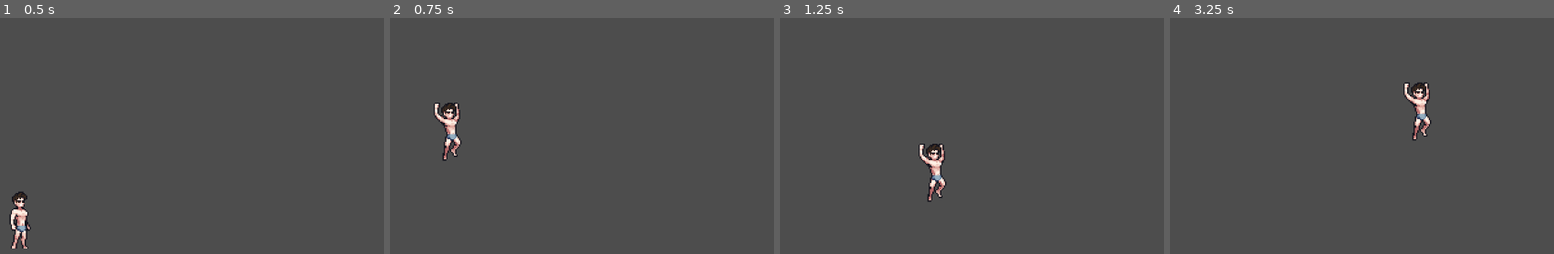
Above: before the commit, frames 1-4 (left to right).
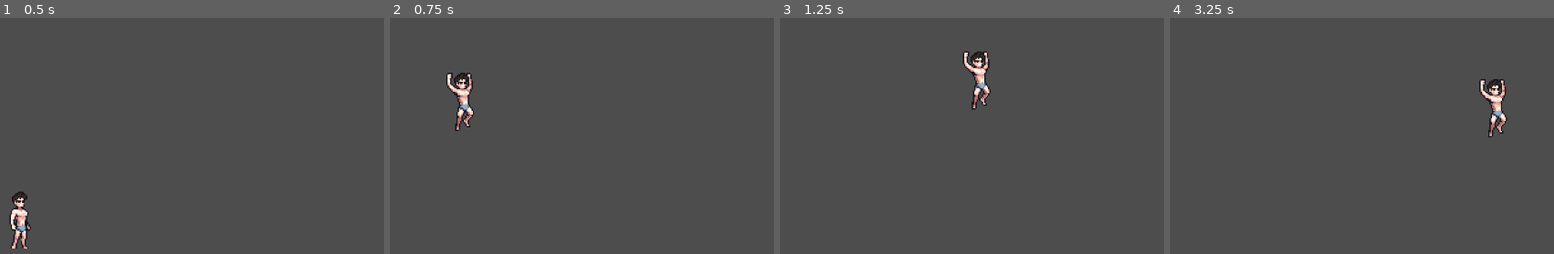
Above: after the commit, the same moments.

Repository: Archmagoz/MercenaryTrader
Game: Godot game, scene res://Level/Debug/Debug.tscn
Two runs of this game, one before a commit and one after it. Both use one fixed random seed, a clock stepped at 60 frames per second and the inputs below.
Inputs:
- Up to frame 1 (0.5 s): no input
- Up to frame 2 (0.75 s): tap Enter (ui_accept) at 0.5, 0.6 s; hold Right (ui_right) from 0.53 s (still down)
- Up to frame 3 (1.25 s): keep holding Right (ui_right); tap Enter (ui_accept) at 0.77, 1.07 s
- Up to frame 4 (3.25 s): tap Enter (ui_accept) at 1.35, 1.52, 1.82, 2.1, 2.85, 3.02 s; release Right (ui_right) at 2.03 s; hold Left (ui_left) 2.03-2.78 s; hold Right (ui_right) from 2.78 s (still down)

Frame 1 is identical in both runs. In frame 2, 1.8% of the frame differs, in the area x 11-22%, y 23-61%; in frame 3, 1.9%, in the area x 36-55%, y 14-78%; in frame 4, 1.9%.

Commit message:
jump fix

Diff:
--- a/Entities/Player/Components/AnimationControl.gd
+++ b/Entities/Player/Components/AnimationControl.gd
@@ -38,12 +38,15 @@
 	set_direction(direction)
 	set_animation("run")
 
-func jump() -> void:
+func jump(direction: float) -> void:
+	if direction != 0.0:
+		set_direction(direction)
+
 	set_animation("jump")
 
 func handle_animation(animation: String, direction: float, is_on_floor: bool) -> void:
 	if not is_on_floor:
-		jump()
+		jump(direction)
 		return
 
 	match animation:
--- a/Entities/Player/Components/Player.gd
+++ b/Entities/Player/Components/Player.gd
@@ -1,7 +1,7 @@
 extends CharacterBody2D
 
-const SPEED = 150.0
-const JUMP_VELOCITY = -400.0
+const JUMP_VELOCITY = -500.0
+const SPEED = 200.0
 
 @onready var animation := $AnimationControl
 
--- a/Entities/Player/Male/PlayerMale.tscn
+++ b/Entities/Player/Male/PlayerMale.tscn
@@ -722,14 +722,13 @@
 
 [node name="Body" type="AnimatedSprite2D" parent="."]
 sprite_frames = SubResource("SpriteFrames_xmc8t")
-animation = &"attack"
+animation = &"idle"
 
 [node name="Hair" type="AnimatedSprite2D" parent="."]
 sprite_frames = SubResource("SpriteFrames_7yw41")
-animation = &"attack"
+animation = &"idle"
 
 [node name="Hitbox" type="CollisionShape2D" parent="."]
-visible = false
 position = Vector2(0, 11)
 shape = SubResource("CapsuleShape2D_7yw41")
 
